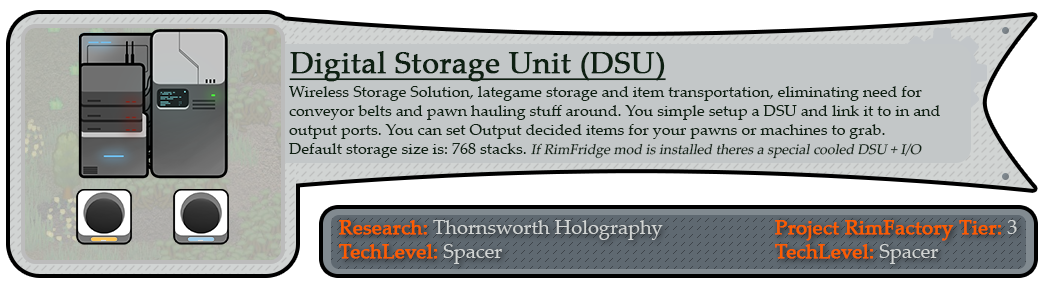
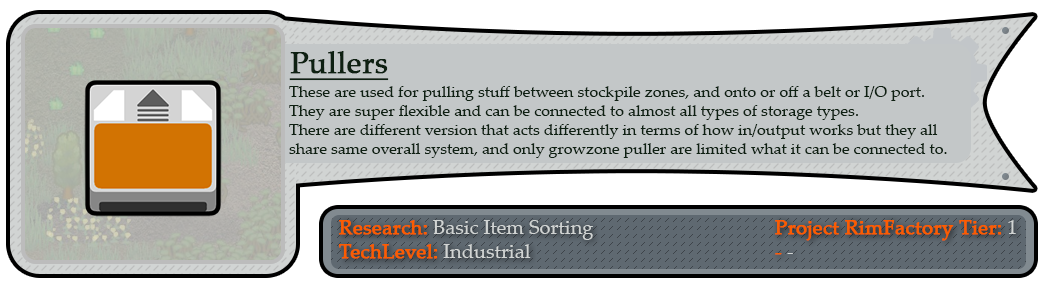
Comparing the layer stacks of the two 1048 x 288 images. Changes:
added layer "Puller_north" above "Steel_Crate_tiny" over [84,80,222,217]
renamed "Wireless Storage Solution, lategame storage and item transporta" to "These are used for pulling stuff between stockpile zones, and o", painted on it over [289,86,947,159]
renamed "Project RimFactory Tier: 3 TechLevel: Spacer" to "Project RimFactory Tier: 1 - -", painted on it over [775,220,1017,264]
renamed "Research: Thornsworth Holography TechLevel: Spacer" to "Research: Basic Item Sorting TechLevel: Industrial", painted on it over [432,220,663,264]
hid "IO_Port" (1st of 2) over [173,189,229,245]
hid "CargoPlatform" over [78,29,228,180]
hid "IO_Port" (2nd of 2) over [76,189,132,245]
renamed "Digital Storage Unit (DSU)" to "Pullers", painted on it over [290,51,666,82]
